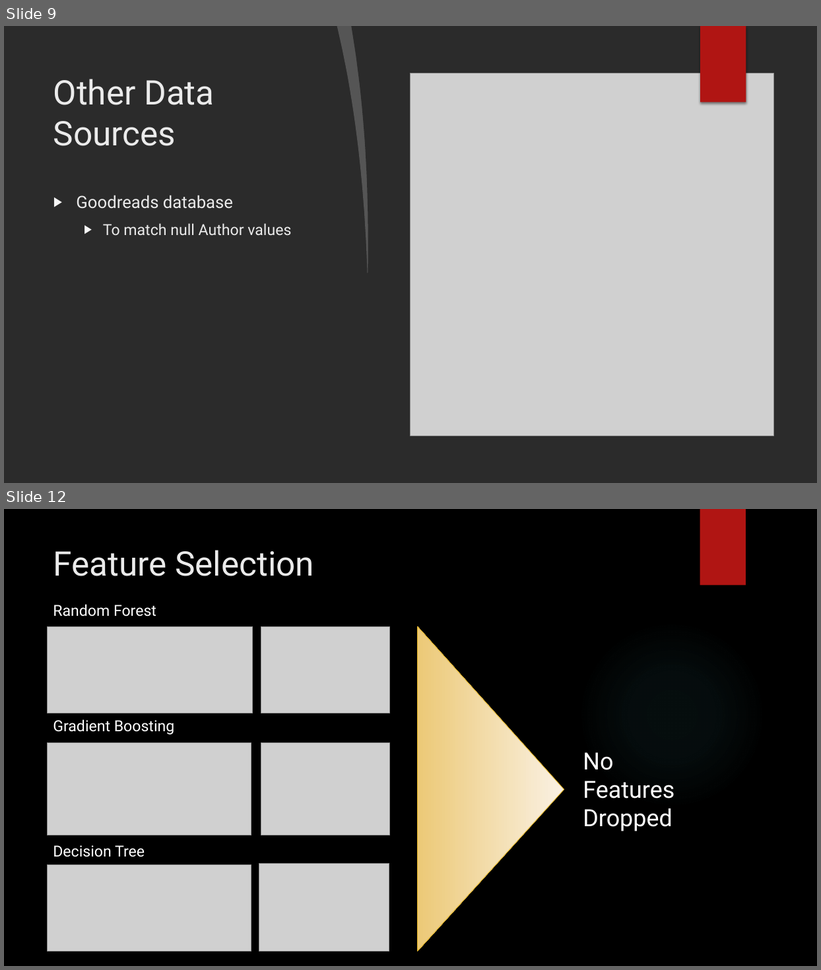
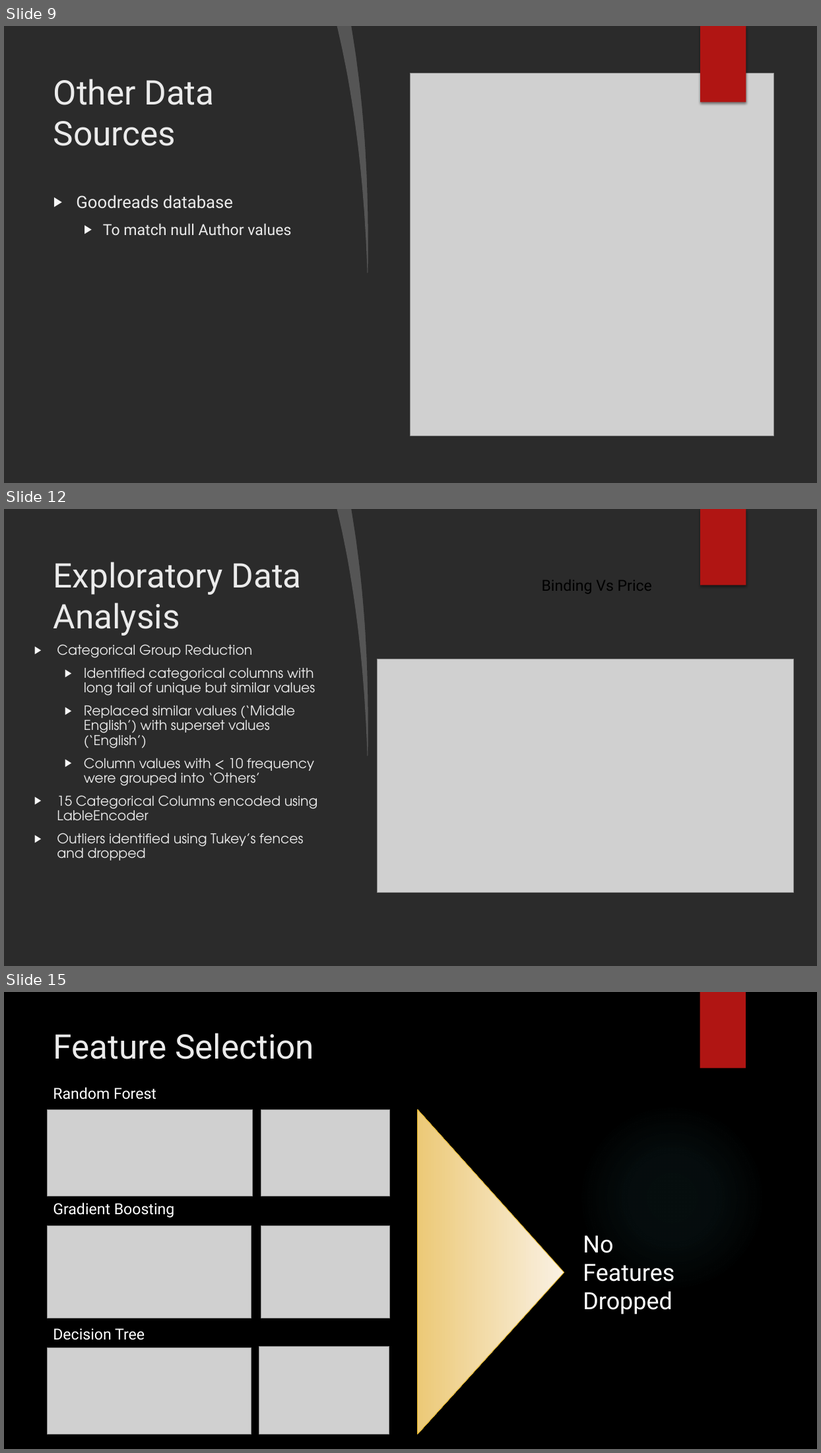
Before and after one commit to georgetown-analytics/Booksville, a slide deck: presentation/Booksville Presentation.pptx. Shown one above the other, each under a label of ours: slides 9 and 12 before the commit, slides 9, 12 and 15 after it; the slides between them are not shown. The pictures are 821x970 and 821x1453 pixels, drawn with LibreOffice and Linux fonts; fonts in the diff are those of the drawing; grey boxes stand for pictures; background and template pictures are left out; a plain dark background stands for a picture behind light text. Boxes give left, top, right and bottom in pixels: in the first picture for what was removed or moved away, otherwise in the second. Text is boxed around its words. In the diff, an @@ line names an element or a change of style, - is before the commit and + after.

```diff
--- a/presentation/Booksville Presentation.pptx
+++ b/presentation/Booksville Presentation.pptx
@@ slide 12 added at box(4, 509, 817, 966), background picture (left out); not listed: 1 template element that a slide beside it also shows @@
@@ freeform shape added at box(337, 509, 374, 757), fill #FFFFFF at 20% opacity @@
@@ freeform shape added at box(351, 509, 817, 966), fill #FFFFFF @@
@@ rectangle added at box(700, 509, 746, 586), fill #B01513 @@
@@ title added at box(54, 562, 301, 636), 40 pt, text #EBEBEB @@
+Exploratory Data Analysis
@@ text added at box(542, 580, 652, 593), 18 pt, text #000000 @@
+Binding Vs Price
@@ ellipse added at box(578, 621, 766, 809), fill gradient #F3F3F3 @@
@@ text added at box(57, 644, 318, 861), 16 pt, text #EBEBEB @@
+▶ Categorical Group Reduction
+  ▶ Identified categorical columns with long tail of unique but similar values
+  ▶ Replaced similar values (‘Middle English’) with superset values (‘English’)
+  ▶ Column values with < 10 frequency were grouped into ‘Others’
+▶ 15 Categorical Columns encoded using LableEncoder
+▶ Outliers identified using Tukey’s fences and dropped
@@ picture added at box(378, 659, 794, 892) @@
@@ what was slide 12 is now slide 15 @@
```
Also in this commit, not shown: 4 slides changed, 3 other slides added, 1 other file.
